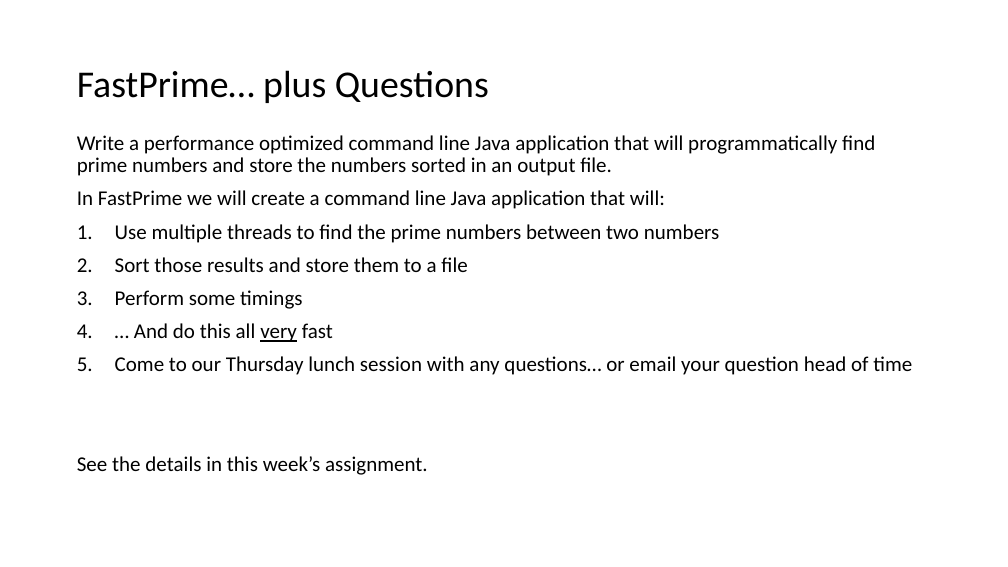
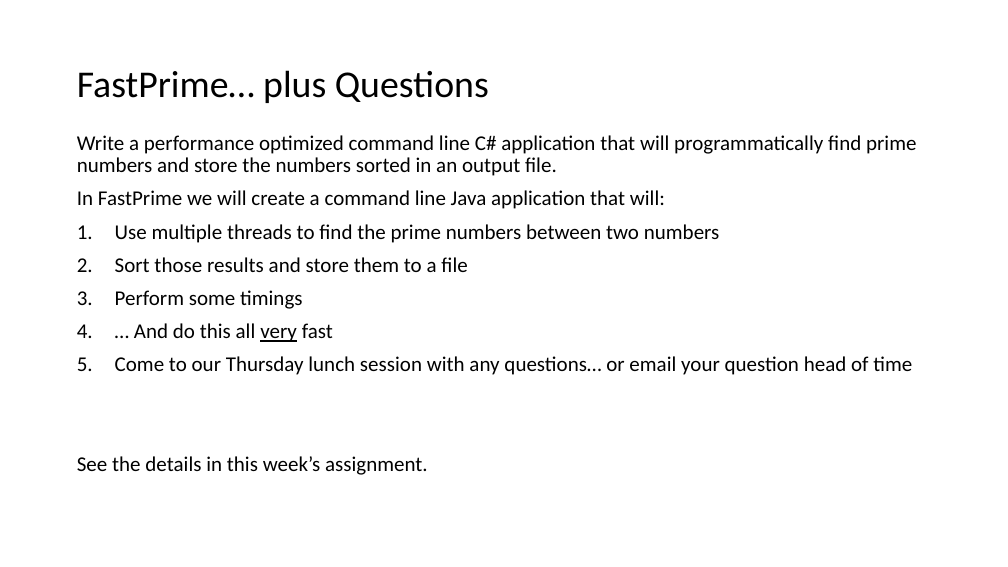
Before and after one commit to EricJPogue/www-epogue-info, a slide deck: slide 14 of CPSC-24500/Week06/2017SpringW06Slides.pptx. Drawn at 1008x567 pixels with LibreOffice and Linux fonts; fonts in the diff are those of the drawing. Boxes give left, top, right and bottom in pixels: in the first picture for what was removed or moved away, otherwise in the second. Text is boxed around its words. In the diff, an @@ line names an element or a change of style, - is before the commit and + after.

```diff
--- a/CPSC-24500/Week06/2017SpringW06Slides.pptx
+++ b/CPSC-24500/Week06/2017SpringW06Slides.pptx
@@ text at <box>77,135,916,176</box>: text changed @@
-Write a performance optimized command line Java application that will programmatically find prime numbers and store the numbers sorted in an output file.
+Write a performance optimized command line C# application that will programmatically find prime numbers and store the numbers sorted in an output file.
```
Also in this commit, not shown: 1 slide added, 19 slides removed, 2 other files.
